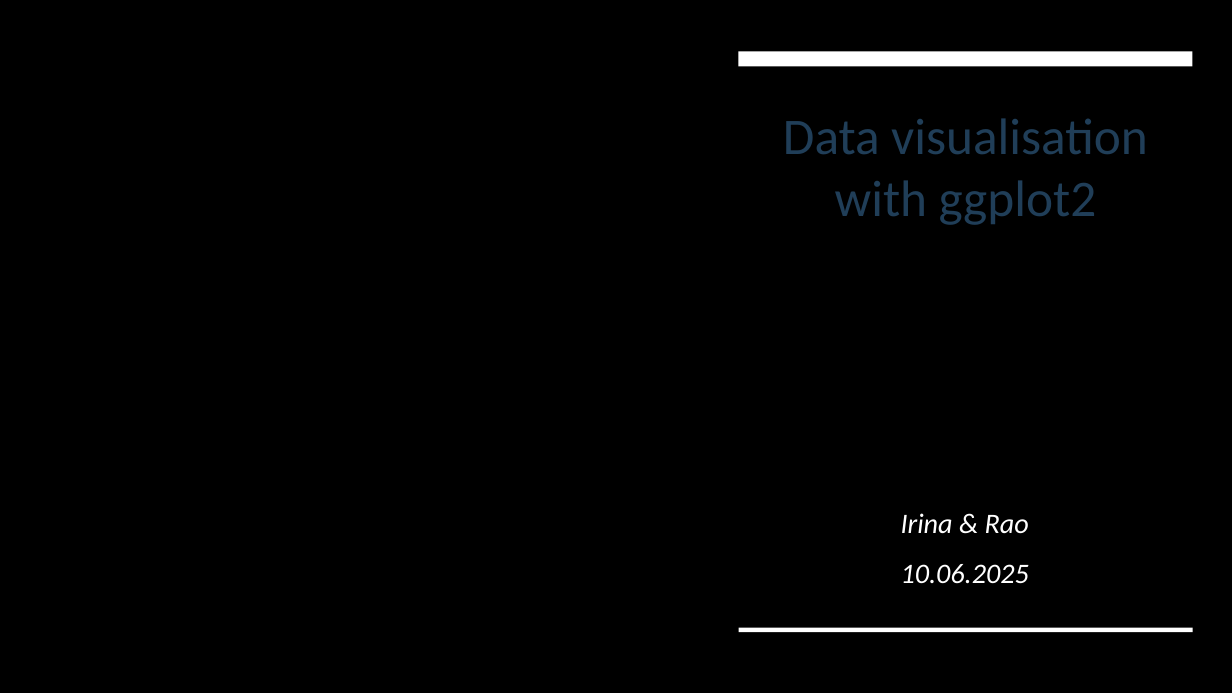
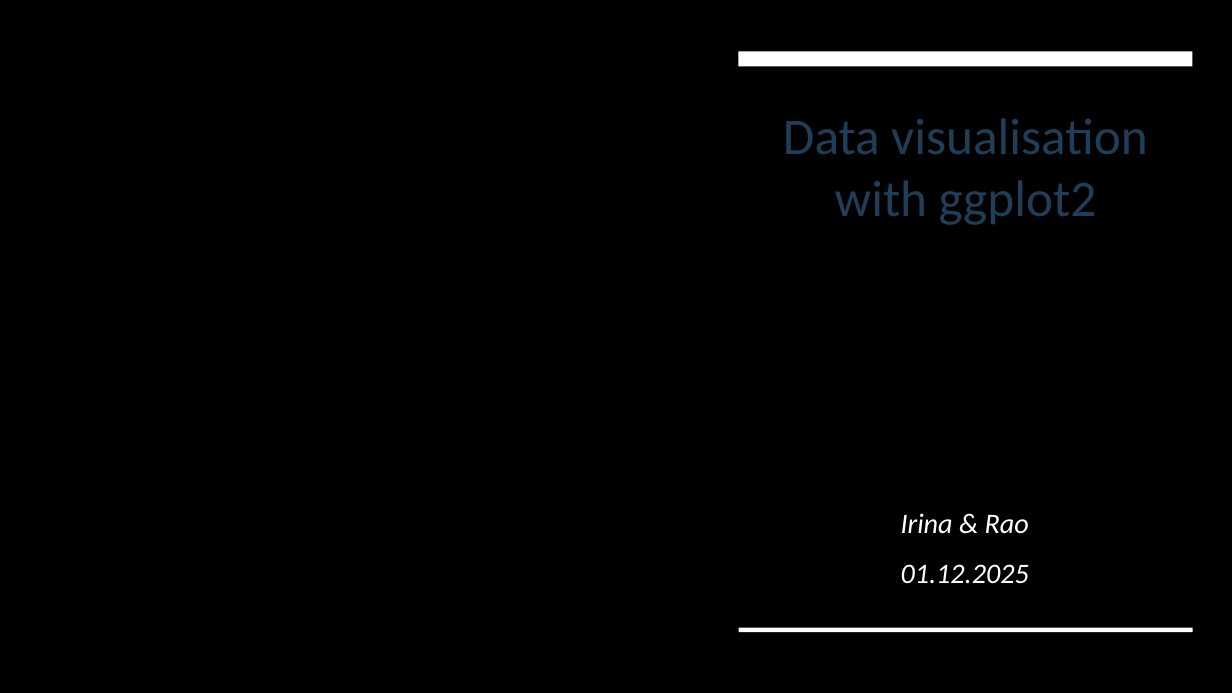
Before and after one commit to Chelysheva/data_vis_ggplot2_Dec2025, a slide deck: slide 1 of Data_vis_ggplot2.pptx. Drawn at 1232x693 pixels with LibreOffice and Linux fonts; fonts in the diff are those of the drawing; background and template pictures are left out. Boxes give left, top, right and bottom in pixels: in the first picture for what was removed or moved away, otherwise in the second. Text is boxed around its words. In the diff, an @@ line names an element or a change of style, - is before the commit and + after.

```diff
--- a/Data_vis_ggplot2.pptx
+++ b/Data_vis_ggplot2.pptx
@@ subtitle at <box>901,564,1029,584</box>: text changed @@
-10.06.2025
+01.12.2025
```
Also in this commit, not shown: 2 other slides changed.
